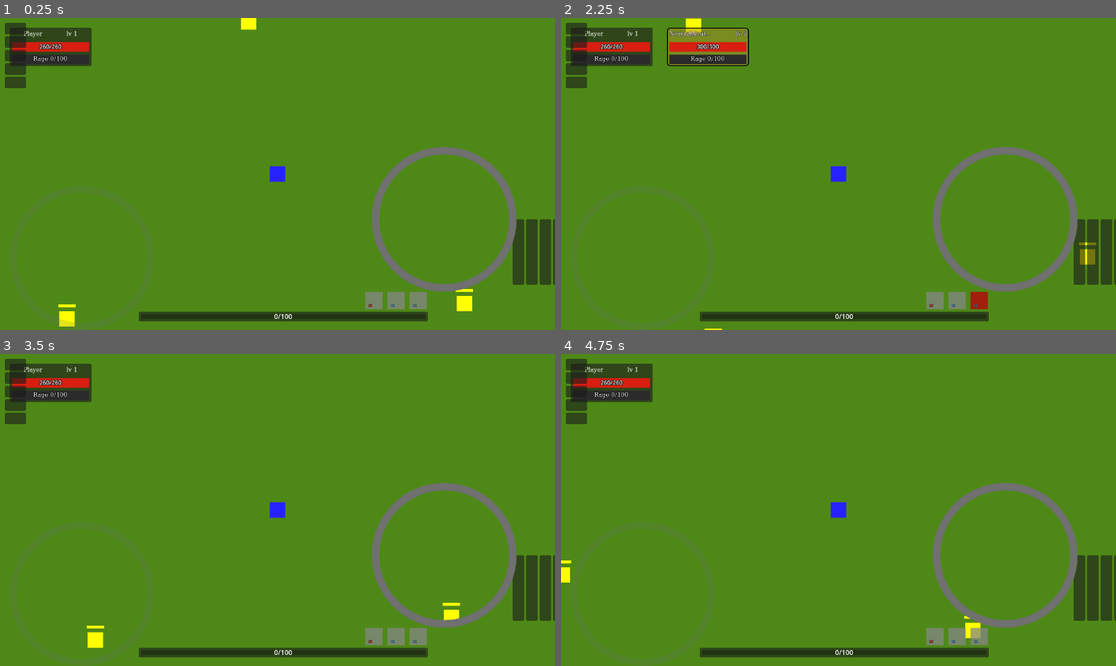
Above: before the commit, frames 1-4 (two rows, left to right).
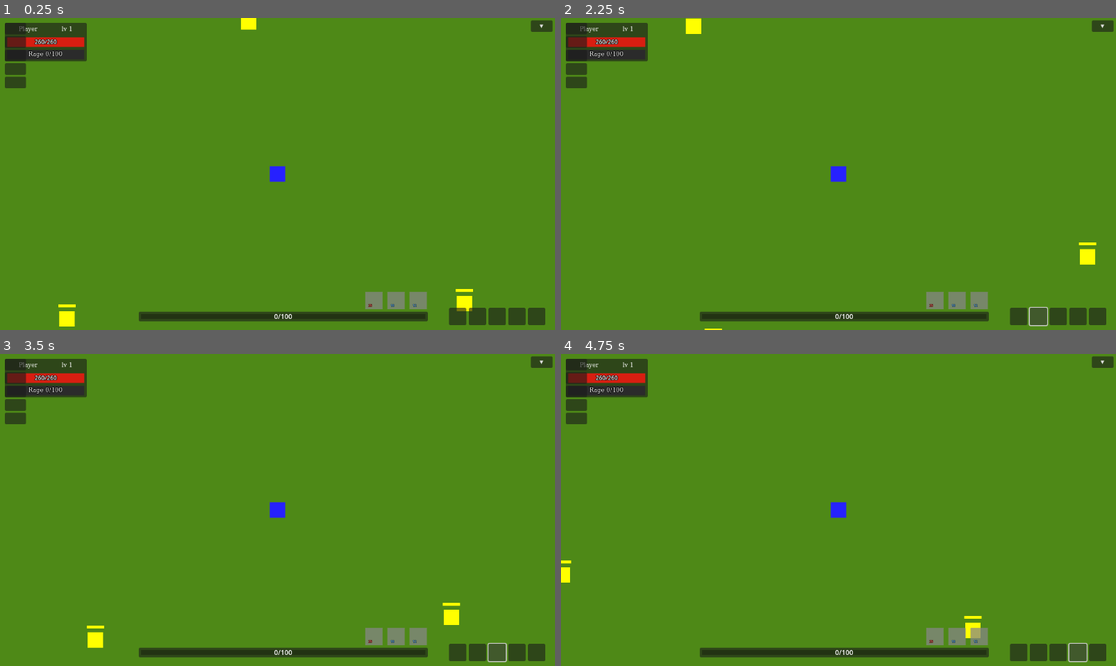
Above: after the commit, the same moments.

Repository: denisshkytko/mmo-mvp-godot
Game: Godot game, scene res://game/scenes/Main.tscn
Two runs of this game, one before a commit and one after it. Both use one fixed random seed, a clock stepped at 60 frames per second and the inputs below. This scene is started directly instead of the project's main scene. The engine's default icon, where the game draws it, is replaced by a stand-in: a white triangle on a blue panel in a dark square.
Inputs (mouse positions are in pixels of both pictures, inside the frame that each line leads up to; where the layout moved, square brackets give the same spot in the first picture):
- Up to frame 1 (0.25 s): no input
- Up to frame 2 (2.25 s): drag from (977, 301) to (649, 326) at 0.52 s; click (1016, 317) [1077, 252] at 1.25 s; click (1038, 317) [1093, 252] at 2 s
- Up to frame 3 (3.5 s): click (499, 653) [543, 588] at 2.75 s
- Up to frame 4 (4.75 s): click (577, 363) at 3.52 s; click (1077, 653) at 4.27 s

The runs differ from the first frame. In frame 1, 5.8% of the frame differs, in the area x 0-100%, y 0-99%; in frame 2, 7.8%; in frame 3, 5.8%; in frame 4, 5.8%.

Commit message:
Manually customizing UI elements

Diff:
--- a/core/trade/presets/merchant_preset_level_1.tres
+++ b/core/trade/presets/merchant_preset_level_1.tres
@@ -10,22 +10,18 @@
 [sub_resource type="Resource" id="Resource_b4j1g"]
 script = ExtResource("2_lxm4a")
 item_id = "cons_food_01_09"
-count = 1
 
 [sub_resource type="Resource" id="Resource_e5vgm"]
 script = ExtResource("2_lxm4a")
 item_id = "cons_drink_01_09"
-count = 1
 
 [sub_resource type="Resource" id="Resource_3m6r1"]
 script = ExtResource("2_lxm4a")
 item_id = "cons_potion_hp_01_09"
-count = 1
 
 [sub_resource type="Resource" id="Resource_v7h8o"]
 script = ExtResource("2_lxm4a")
 item_id = "cons_potion_mp_01_09"
-count = 1
 
 [resource]
 script = ExtResource("1_qog5x")
--- a/ui/game/GameUI.tscn
+++ b/ui/game/GameUI.tscn
@@ -10,8 +10,7 @@
 [ext_resource type="PackedScene" uid="uid://cyfwx2chmt82i" path="res://ui/game/hud/LootHUD.tscn" id="8_vphlp"]
 [ext_resource type="PackedScene" uid="uid://cfogpoavpomnd" path="res://ui/game/hud/MenuHUD.tscn" id="9_48nlf"]
 [ext_resource type="PackedScene" uid="uid://k52s76musmbr" path="res://ui/game/hud/CharacterHUD.tscn" id="10_lj31k"]
-[ext_resource type="PackedScene" uid="uid://z2n5el699p5r" path="res://ui/game/hud/MerchantHUD.tscn" id="11_6i0yq"]
-[ext_resource type="PackedScene" uid="uid://d2ddrgn4o57x6" path="res://ui/game/hud/mobile/mobile_hud.tscn" id="12_6yqyx"]
+[ext_resource type="PackedScene" uid="uid://02n5el7bap5r" path="res://ui/game/hud/MerchantHUD.tscn" id="11_6i0yq"]
 [ext_resource type="PackedScene" uid="uid://d0uicm7r3xgxa" path="res://ui/game/hud/QuickMenuHUD.tscn" id="13_4p0o0"]
 
 [node name="GameUI" type="CanvasLayer"]
@@ -55,6 +54,8 @@
 offset_right = 0.0
 offset_bottom = 0.0
 
-[node name="MobileHUD" parent="." instance=ExtResource("12_6yqyx")]
-
 [node name="QuickMenuHUD" parent="Root" instance=ExtResource("13_4p0o0")]
+layout_mode = 1
+offset_left = 997.0
+offset_right = 1107.0
+offset_bottom = 200.0
--- a/ui/game/hud/BuffIcon.tscn
+++ b/ui/game/hud/BuffIcon.tscn
@@ -4,12 +4,13 @@
 
 [node name="BuffIcon" type="Panel"]
 clip_contents = true
-custom_minimum_size = Vector2(50, 50)
-offset_right = 50.0
-offset_bottom = 50.0
+custom_minimum_size = Vector2(40, 40)
+offset_right = 40.0
+offset_bottom = 40.0
 script = ExtResource("1_lgokg")
 
 [node name="Icon" type="TextureRect" parent="."]
+custom_minimum_size = Vector2(40, 40)
 layout_mode = 1
 anchors_preset = 15
 anchor_right = 1.0
@@ -21,15 +22,16 @@
 
 [node name="TimeText" type="Label" parent="."]
 layout_mode = 1
-anchors_preset = 2
+anchors_preset = 3
+anchor_left = 1.0
 anchor_top = 1.0
+anchor_right = 1.0
 anchor_bottom = 1.0
-offset_left = 5.0
+offset_left = -30.0
 offset_top = -30.0
-offset_right = 35.0
+grow_horizontal = 0
 grow_vertical = 0
 theme_override_font_sizes/font_size = 12
 text = "10 m"
-horizontal_alignment = 1
-vertical_alignment = 1
+vertical_alignment = 2
 clip_text = true
--- a/ui/game/hud/BuffsHUD.tscn
+++ b/ui/game/hud/BuffsHUD.tscn
@@ -9,8 +9,13 @@
 
 [node name="Panel" type="Panel" parent="."]
 self_modulate = Color(1, 1, 1, 0)
-offset_right = 60.0
+anchors_preset = 1
+anchor_left = 1.0
+anchor_right = 1.0
+offset_left = -115.0
+offset_right = -55.0
 offset_bottom = 60.0
+grow_horizontal = 0
 
 [node name="Grid" type="GridContainer" parent="Panel"]
 layout_mode = 1
--- a/ui/game/hud/InventoryHUD.tscn
+++ b/ui/game/hud/InventoryHUD.tscn
@@ -35,10 +35,10 @@
 anchor_top = 1.0
 anchor_right = 1.0
 anchor_bottom = 1.0
-offset_left = -368.0
-offset_top = -463.0
-offset_right = -38.0
-offset_bottom = -98.0
+offset_left = -390.0
+offset_top = -416.0
+offset_right = -60.0
+offset_bottom = -51.0
 grow_horizontal = 0
 grow_vertical = 0
 
@@ -63,52 +63,45 @@
 offset_top = 50.0
 offset_right = -5.0
 offset_bottom = -5.0
-theme_override_constants/separation = 8
+grow_horizontal = 2
+grow_vertical = 2
+theme_override_constants/separation = 10
 
 [node name="BagSlots" type="VBoxContainer" parent="Panel/Content"]
 custom_minimum_size = Vector2(32, 140)
 layout_mode = 2
 size_flags_vertical = 0
-theme_override_constants/separation = 6
+theme_override_constants/separation = 5
 
 [node name="BagSlot1" type="Button" parent="Panel/Content/BagSlots"]
-custom_minimum_size = Vector2(24, 24)
+custom_minimum_size = Vector2(36, 36)
 layout_mode = 2
 
 [node name="BagSlot2" type="Button" parent="Panel/Content/BagSlots"]
-custom_minimum_size = Vector2(24, 24)
+custom_minimum_size = Vector2(36, 36)
 layout_mode = 2
 
 [node name="BagSlot3" type="Button" parent="Panel/Content/BagSlots"]
-custom_minimum_size = Vector2(24, 24)
+custom_minimum_size = Vector2(36, 36)
 layout_mode = 2
 
 [node name="BagSlot4" type="Button" parent="Panel/Content/BagSlots"]
-custom_minimum_size = Vector2(24, 24)
+custom_minimum_size = Vector2(36, 36)
 layout_mode = 2
 
 [node name="GridScrollWrapper" type="Control" parent="Panel/Content"]
 custom_minimum_size = Vector2(65, 65)
 layout_mode = 2
-anchors_preset = 0
-anchor_left = 0.0
-anchor_top = 0.0
-anchor_right = 0.0
-anchor_bottom = 0.0
-offset_left = 0.0
-offset_top = 0.0
-offset_right = -5.0
-offset_bottom = -5.0
 size_flags_horizontal = 0
 size_flags_vertical = 0
 
 [node name="GridScroll" type="ScrollContainer" parent="Panel/Content/GridScrollWrapper"]
 layout_mode = 1
 anchors_preset = 15
-offset_left = 0.0
-offset_top = 0.0
-offset_right = 0.0
-offset_bottom = 0.0
+anchor_right = 1.0
+anchor_bottom = 1.0
+grow_horizontal = 2
+grow_vertical = 2
 horizontal_scroll_mode = 0
 vertical_scroll_mode = 2
 
@@ -139,35 +132,38 @@
 clip_text = true
 
 [node name="QuickBar" type="HBoxContainer" parent="."]
-anchors_preset = 12
+custom_minimum_size = Vector2(200, 36)
+anchors_preset = 3
+anchor_left = 1.0
 anchor_top = 1.0
 anchor_right = 1.0
 anchor_bottom = 1.0
-offset_left = 1120.0
-offset_top = -230.0
-offset_right = -8.0
-offset_bottom = -94.0
-grow_horizontal = 2
+offset_left = -220.0
+offset_top = -46.0
+offset_right = -20.0
+offset_bottom = -10.0
+grow_horizontal = 0
 grow_vertical = 0
+theme_override_constants/separation = 5
 
 [node name="Quick0" type="Button" parent="QuickBar"]
-custom_minimum_size = Vector2(24, 24)
+custom_minimum_size = Vector2(36, 36)
 layout_mode = 2
 
 [node name="Quick1" type="Button" parent="QuickBar"]
-custom_minimum_size = Vector2(24, 24)
+custom_minimum_size = Vector2(36, 36)
 layout_mode = 2
 
 [node name="Quick2" type="Button" parent="QuickBar"]
-custom_minimum_size = Vector2(24, 24)
+custom_minimum_size = Vector2(36, 36)
 layout_mode = 2
 
 [node name="Quick3" type="Button" parent="QuickBar"]
-custom_minimum_size = Vector2(24, 24)
+custom_minimum_size = Vector2(36, 36)
 layout_mode = 2
 
 [node name="Quick4" type="Button" parent="QuickBar"]
-custom_minimum_size = Vector2(24, 24)
+custom_minimum_size = Vector2(36, 36)
 layout_mode = 2
 
 [node name="InvTooltip" parent="." instance=ExtResource("2_0n5q6")]
--- a/ui/game/hud/LootHUD.tscn
+++ b/ui/game/hud/LootHUD.tscn
@@ -11,14 +11,14 @@
 
 [node name="Panel" type="Panel" parent="."]
 custom_minimum_size = Vector2(300, 360)
-anchors_preset = 4
-anchor_top = 0.5
-anchor_bottom = 0.5
-offset_left = 420.0
-offset_top = -304.0
-offset_right = 680.0
-offset_bottom = 54.0
-grow_vertical = 2
+anchors_preset = 5
+anchor_left = 0.5
+anchor_right = 0.5
+offset_left = -150.0
+offset_top = 50.0
+offset_right = 150.0
+offset_bottom = 410.0
+grow_horizontal = 2
 
 [node name="Title" type="Label" parent="Panel"]
 layout_mode = 0
@@ -106,4 +106,4 @@
 offset_top = 5.0
 offset_right = 295.0
 offset_bottom = 36.0
-text = "x"
+text = "Х"
--- a/ui/game/hud/MenuHUD.tscn
+++ b/ui/game/hud/MenuHUD.tscn
@@ -4,17 +4,29 @@
 
 [node name="MenuHud" type="Control"]
 layout_mode = 3
-anchors_preset = 0
+anchors_preset = 8
+anchor_left = 0.5
+anchor_top = 0.5
+anchor_right = 0.5
+anchor_bottom = 0.5
+grow_horizontal = 2
+grow_vertical = 2
 script = ExtResource("1_ft3am")
 
 [node name="Panel" type="Panel" parent="."]
-visible = false
 custom_minimum_size = Vector2(100, 100)
-layout_mode = 0
-offset_left = 551.0
-offset_top = 220.0
-offset_right = 651.0
-offset_bottom = 320.0
+layout_mode = 1
+anchors_preset = 8
+anchor_left = 0.5
+anchor_top = 0.5
+anchor_right = 0.5
+anchor_bottom = 0.5
+offset_left = -50.0
+offset_top = -50.0
+offset_right = 50.0
+offset_bottom = 50.0
+grow_horizontal = 2
+grow_vertical = 2
 
 [node name="Margin" type="MarginContainer" parent="Panel"]
 layout_mode = 1
--- a/ui/game/hud/MerchantHUD.tscn
+++ b/ui/game/hud/MerchantHUD.tscn
@@ -59,10 +59,10 @@
 [node name="Panel" type="Panel" parent="."]
 visible = false
 custom_minimum_size = Vector2(385, 585)
-offset_left = 24.0
-offset_top = 24.0
-offset_right = 404.0
-offset_bottom = 609.0
+offset_left = 10.0
+offset_top = 10.0
+offset_right = 395.0
+offset_bottom = 595.0
 
 [node name="Title" type="Label" parent="Panel"]
 layout_mode = 0
@@ -152,9 +152,10 @@
 offset_top = 38.0
 offset_right = 372.0
 offset_bottom = 569.0
-current_tab = 0
+current_tab = 1
 
 [node name="Покупка" type="Control" parent="Panel/Tabs"]
+visible = false
 custom_minimum_size = Vector2(360, 500)
 layout_mode = 2
 metadata/_tab_index = 0
@@ -181,7 +182,6 @@
 theme_override_constants/v_separation = 5
 
 [node name="Продажа" type="Control" parent="Panel/Tabs"]
-visible = false
 custom_minimum_size = Vector2(360, 500)
 layout_mode = 2
 metadata/_tab_index = 1
@@ -192,7 +192,7 @@
 anchors_preset = 15
 anchor_right = 1.0
 anchor_bottom = 1.0
-offset_bottom = -31.0
+offset_bottom = -4.0
 grow_horizontal = 2
 grow_vertical = 2
 
--- a/ui/game/hud/PlayerHUD.tscn
+++ b/ui/game/hud/PlayerHUD.tscn
@@ -78,10 +78,10 @@
 
 [node name="Panel" type="Panel" parent="."]
 custom_minimum_size = Vector2(170, 80)
-offset_left = 20.0
-offset_top = 20.0
-offset_right = 190.0
-offset_bottom = 100.0
+offset_left = 10.0
+offset_top = 10.0
+offset_right = 180.0
+offset_bottom = 90.0
 
 [node name="Margin" type="MarginContainer" parent="Panel"]
 custom_minimum_size = Vector2(160, 80)
--- a/ui/game/hud/QuickMenuHUD.tscn
+++ b/ui/game/hud/QuickMenuHUD.tscn
@@ -1,55 +1,71 @@
 [gd_scene load_steps=2 format=3 uid="uid://d0uicm7r3xgxa"]
 
-[ext_resource type="Script" uid="uid://c2vph7s6hp88r" path="res://ui/game/hud/quick_menu_hud.gd" id="1_8arqo"]
+[ext_resource type="Script" uid="uid://f5fltgdb3c86" path="res://ui/game/hud/quick_menu_hud.gd" id="1_8arqo"]
 
 [node name="QuickMenuHUD" type="Control"]
-anchors_preset = 12
-anchor_top = 1.0
+custom_minimum_size = Vector2(45, 118)
+layout_mode = 3
+anchors_preset = 1
+anchor_left = 1.0
 anchor_right = 1.0
-anchor_bottom = 1.0
-offset_left = 960.0
-offset_top = -240.0
-offset_right = -8.0
-offset_bottom = -40.0
-grow_horizontal = 2
-grow_vertical = 0
+offset_left = -40.0
+offset_top = -95.0
+offset_right = -5.0
+offset_bottom = 23.0
+grow_horizontal = 0
 script = ExtResource("1_8arqo")
 
 [node name="Panel" type="Panel" parent="."]
-layout_mode = 0
 clip_contents = true
+custom_minimum_size = Vector2(45, 124)
+layout_mode = 1
+anchors_preset = 1
+anchor_left = 1.0
+anchor_right = 1.0
+offset_left = -35.0
+offset_bottom = 95.0
+grow_horizontal = 0
 
 [node name="ButtonStack" type="VBoxContainer" parent="Panel"]
-layout_mode = 0
-
+custom_minimum_size = Vector2(35, 119)
+layout_mode = 1
+anchors_preset = 5
+anchor_left = 0.5
+anchor_right = 0.5
+offset_left = -17.5
+offset_top = 5.0
+offset_right = 17.5
+offset_bottom = 124.0
+grow_horizontal = 2
 theme_override_constants/separation = 6
 
 [node name="MenuButton" type="Button" parent="Panel/ButtonStack"]
-custom_minimum_size = Vector2(110, 32)
+custom_minimum_size = Vector2(35, 25)
 layout_mode = 2
-text = "Menu"
+theme_override_font_sizes/font_size = 12
+text = "M"
 
 [node name="InventoryButton" type="Button" parent="Panel/ButtonStack"]
-custom_minimum_size = Vector2(110, 32)
+custom_minimum_size = Vector2(35, 25)
 layout_mode = 2
-text = "Inventory"
+theme_override_font_sizes/font_size = 12
+text = "I"
 
 [node name="CharacterButton" type="Button" parent="Panel/ButtonStack"]
-custom_minimum_size = Vector2(110, 32)
+custom_minimum_size = Vector2(35, 25)
 layout_mode = 2
-text = "Character"
+theme_override_font_sizes/font_size = 12
+text = "C"
 
 [node name="ToggleButton" type="Button" parent="."]
-custom_minimum_size = Vector2(110, 24)
-layout_mode = 0
-anchors_preset = 12
-anchor_top = 1.0
+custom_minimum_size = Vector2(45, 24)
+layout_mode = 1
+anchors_preset = 1
+anchor_left = 1.0
 anchor_right = 1.0
-anchor_bottom = 1.0
-offset_left = 0.0
-offset_top = -24.0
-offset_right = 0.0
-offset_bottom = 0.0
-grow_horizontal = 2
-grow_vertical = 0
+offset_left = -45.0
+offset_top = 100.0
+offset_bottom = 124.0
+grow_horizontal = 0
+theme_override_font_sizes/font_size = 10
 text = "▼"
--- a/ui/game/hud/SharedTooltipPanel.tscn
+++ b/ui/game/hud/SharedTooltipPanel.tscn
@@ -1,31 +1,20 @@
-[gd_scene format=3]
+[gd_scene format=3 uid="uid://bt2tbslwfrutf"]
 
 [node name="TooltipPanel" type="Panel"]
 visible = false
 z_index = 200
 
 [node name="Margin" type="MarginContainer" parent="."]
-anchors_preset = 15
+layout_mode = 0
 anchor_right = 1.0
 anchor_bottom = 1.0
-offset_left = 0.0
-offset_top = 0.0
-offset_right = 0.0
-offset_bottom = 0.0
 theme_override_constants/margin_left = 10
 theme_override_constants/margin_top = 8
 theme_override_constants/margin_right = 10
 theme_override_constants/margin_bottom = 8
 
 [node name="VBox" type="VBoxContainer" parent="Margin"]
-layout_mode = 1
-anchors_preset = 15
-anchor_right = 1.0
-anchor_bottom = 1.0
-offset_left = 0.0
-offset_top = 0.0
-offset_right = 0.0
-offset_bottom = 0.0
+layout_mode = 2
 
 [node name="Text" type="RichTextLabel" parent="Margin/VBox"]
 layout_mode = 2
@@ -35,36 +24,37 @@
 autowrap_mode = 2
 
 [node name="UseButton" type="Button" parent="Margin/VBox"]
+visible = false
 layout_mode = 2
-visible = false
 text = "Использовать"
 
 [node name="EquipButton" type="Button" parent="Margin/VBox"]
+visible = false
 layout_mode = 2
-visible = false
 text = "Экипировать"
 
 [node name="SellButton" type="Button" parent="Margin/VBox"]
+visible = false
 layout_mode = 2
-visible = false
 text = "Продать"
 
 [node name="QuickSlotButton" type="Button" parent="Margin/VBox"]
+visible = false
 layout_mode = 2
-visible = false
 text = "В быстрый слот"
 
 [node name="BagButton" type="Button" parent="Margin/VBox"]
+visible = false
 layout_mode = 2
-visible = false
 text = "Экипировать"
 
 [node name="UnequipButton" type="Button" parent="Margin/VBox"]
+visible = false
 layout_mode = 2
-visible = false
 text = "Снять"
 
 [node name="CloseButton" type="Button" parent="."]
+z_index = 1
 layout_mode = 0
 anchor_left = 1.0
 anchor_right = 1.0
@@ -72,5 +62,4 @@
 offset_top = 4.0
 offset_right = -4.0
 offset_bottom = 22.0
-z_index = 1
 text = "×"
--- a/ui/game/hud/TargetHUD.tscn
+++ b/ui/game/hud/TargetHUD.tscn
@@ -1,6 +1,19 @@
-[gd_scene load_steps=9 format=3 uid="uid://dcu1lfgrbfvt5"]
+[gd_scene load_steps=10 format=3 uid="uid://dcu1lfgrbfvt5"]
 
 [ext_resource type="Script" uid="uid://bckvh6aela0ko" path="res://ui/game/hud/target_hud.gd" id="1_vx1m2"]
+
+[sub_resource type="StyleBoxFlat" id="StyleBoxFlat_panel_outline"]
+bg_color = Color(0.16862746, 0.16862746, 0.16862746, 1)
+border_width_left = 2
+border_width_top = 2
+border_width_right = 2
+border_width_bottom = 2
+border_color = Color(0, 0, 0, 1)
+corner_radius_top_left = 6
+corner_radius_top_right = 6
+corner_radius_bottom_right = 6
+corner_radius_bottom_left = 6
+corner_detail = 6
 
 [sub_resource type="FontFile" id="FontFile_5lq8m"]
 subpixel_positioning = 0
@@ -46,19 +59,6 @@
 bg_color = Color(0.16862746, 0.16862746, 0.16862746, 1)
 corner_detail = 6
 
-[sub_resource type="StyleBoxFlat" id="StyleBoxFlat_panel_outline"]
-bg_color = Color(0.16862746, 0.16862746, 0.16862746, 1)
-border_width_left = 2
-border_width_top = 2
-border_width_right = 2
-border_width_bottom = 2
-border_color = Color(0, 0, 0, 1)
-corner_radius_top_left = 6
-corner_radius_top_right = 6
-corner_radius_bottom_right = 6
-corner_radius_bottom_left = 6
-corner_detail = 6
-
 [sub_resource type="StyleBoxFlat" id="StyleBoxFlat_1e2au"]
 bg_color = Color(0.84705883, 0.11764706, 0.06666667, 1)
 corner_detail = 6
@@ -90,16 +90,16 @@
 script = ExtResource("1_vx1m2")
 
 [node name="Panel" type="Panel" parent="."]
+clip_contents = true
 custom_minimum_size = Vector2(170, 80)
 anchors_preset = 5
 anchor_left = 0.5
 anchor_right = 0.5
-offset_left = -356.0
-offset_top = 20.0
-offset_right = -186.0
-offset_bottom = 100.0
-grow_horizontal = 2
-clip_contents = true
+offset_left = -386.0
+offset_top = 10.0
+offset_right = -216.0
+offset_bottom = 90.0
+grow_horizontal = 2
 theme_override_styles/panel = SubResource("StyleBoxFlat_panel_outline")
 
 [node name="Margin" type="MarginContainer" parent="Panel"]
@@ -130,23 +130,23 @@
 [node name="NameLabel" type="Label" parent="Panel/Margin/VBox/Header"]
 layout_mode = 2
 size_flags_horizontal = 3
+theme_override_colors/font_outline_color = Color(0, 0, 0, 1)
+theme_override_constants/outline_size = 2
 theme_override_fonts/font = SubResource("FontFile_5lq8m")
 theme_override_font_sizes/font_size = 12
-theme_override_colors/font_outline_color = Color(0, 0, 0, 1)
-theme_override_constants/outline_size = 2
 text = "Target"
+vertical_alignment = 1
+clip_text = true
 text_overrun_behavior = 3
-clip_text = true
-vertical_alignment = 1
 
 [node name="LevelLabel" type="Label" parent="Panel/Margin/VBox/Header"]
 layout_mode = 2
 size_flags_horizontal = 8
 size_flags_vertical = 1
+theme_override_colors/font_outline_color = Color(0, 0, 0, 1)
+theme_override_constants/outline_size = 2
 theme_override_fonts/font = SubResource("FontFile_b4a0j")
 theme_override_font_sizes/font_size = 12
-theme_override_colors/font_outline_color = Color(0, 0, 0, 1)
-theme_override_constants/outline_size = 2
 text = "lv 1"
 horizontal_alignment = 2
 vertical_alignment = 1
--- a/ui/game/hud/quick_menu_hud.gd
+++ b/ui/game/hud/quick_menu_hud.gd
@@ -9,7 +9,7 @@
 @onready var toggle_button: Button = $ToggleButton
 
 var _expanded: bool = false
-@export var spacing: float = 6.0
+@export var spacing: float = 5.0
 var _menu_hud: Node = null
 var _inventory_hud: Node = null
 var _character_hud: Node = null
@@ -38,8 +38,8 @@
 func _set_expanded(is_expanded: bool, immediate: bool) -> void:
 	_expanded = is_expanded
 	toggle_button.text = "▲" if _expanded else "▼"
-	var target_panel_pos := _collapsed_pos + Vector2(0.0, toggle_button.size.y + spacing)
-	var target_toggle_pos := _collapsed_pos + Vector2(0.0, panel.size.y + toggle_button.size.y + spacing * 2.0)
+	var target_panel_pos := _collapsed_pos + Vector2(0.0, 0.0)
+	var target_toggle_pos := _collapsed_pos + Vector2(0.0, panel.size.y - toggle_button.size.y)
 	var final_panel_pos := target_panel_pos if _expanded else _collapsed_pos
 	var final_toggle_pos := target_toggle_pos if _expanded else _collapsed_pos
 	if _expanded:
Not shown, added: core/movement/move_speed.gd.uid
Not shown, added: core/stats/mob_variant.gd.uid
Not shown, added: game/characters/player/interaction_detector.gd.uid
Not shown: 1 places in ui/game/GameUI.tscn that only renumber resources
Not shown: 1 places in ui/game/hud/InventoryHUD.tscn that only renumber resources
Not shown, added: ui/game/hud/mobile/circular_texture_button.gd.uid
Not shown, added: ui/game/hud/mobile/mobile_hud.gd.uid
Not shown, added: ui/game/hud/mobile/move_joystick.gd.uid
Not shown, added: ui/game/hud/mobile/skill_pad.gd.uid
Not shown, added: ui/game/hud/mobile/textures/Joystick.png.import
Not shown, added: ui/game/hud/mobile/textures/LargeHandleFilled.png.import
Not shown, added: ui/game/hud/quick_menu_hud.gd.uid
